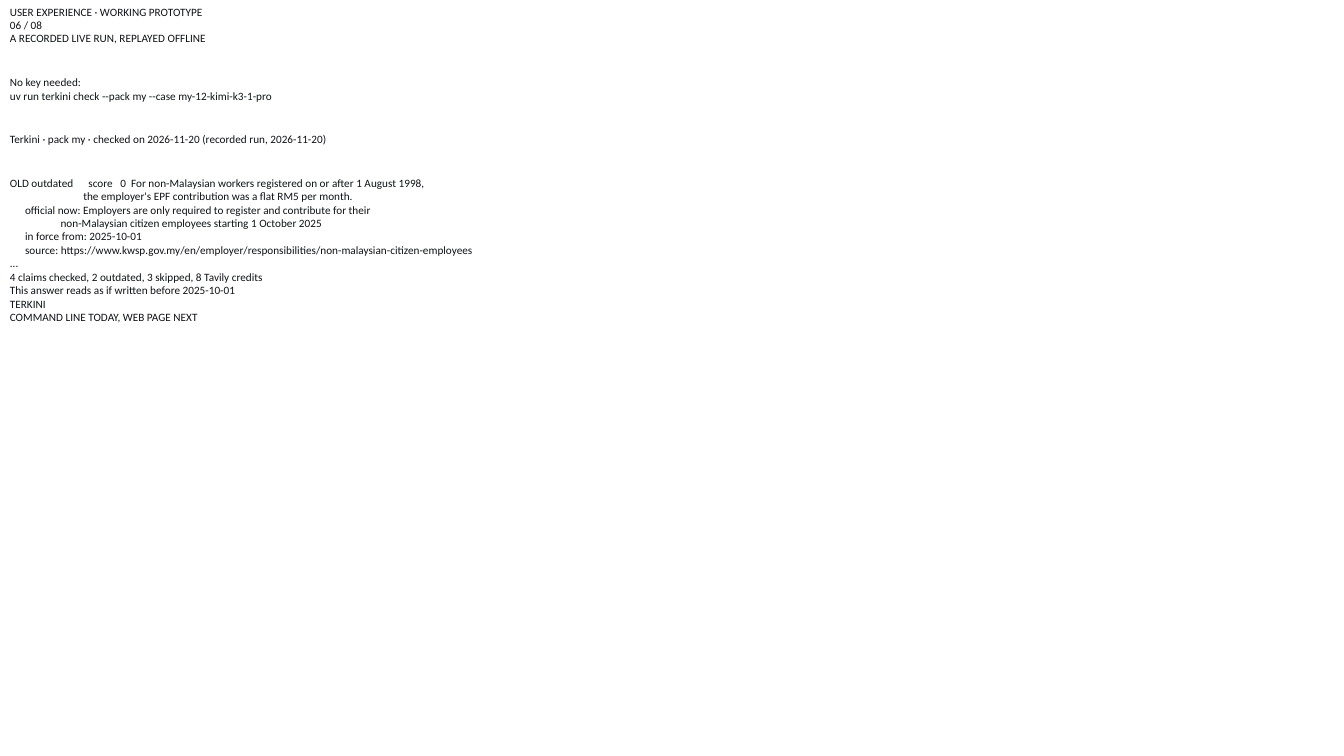
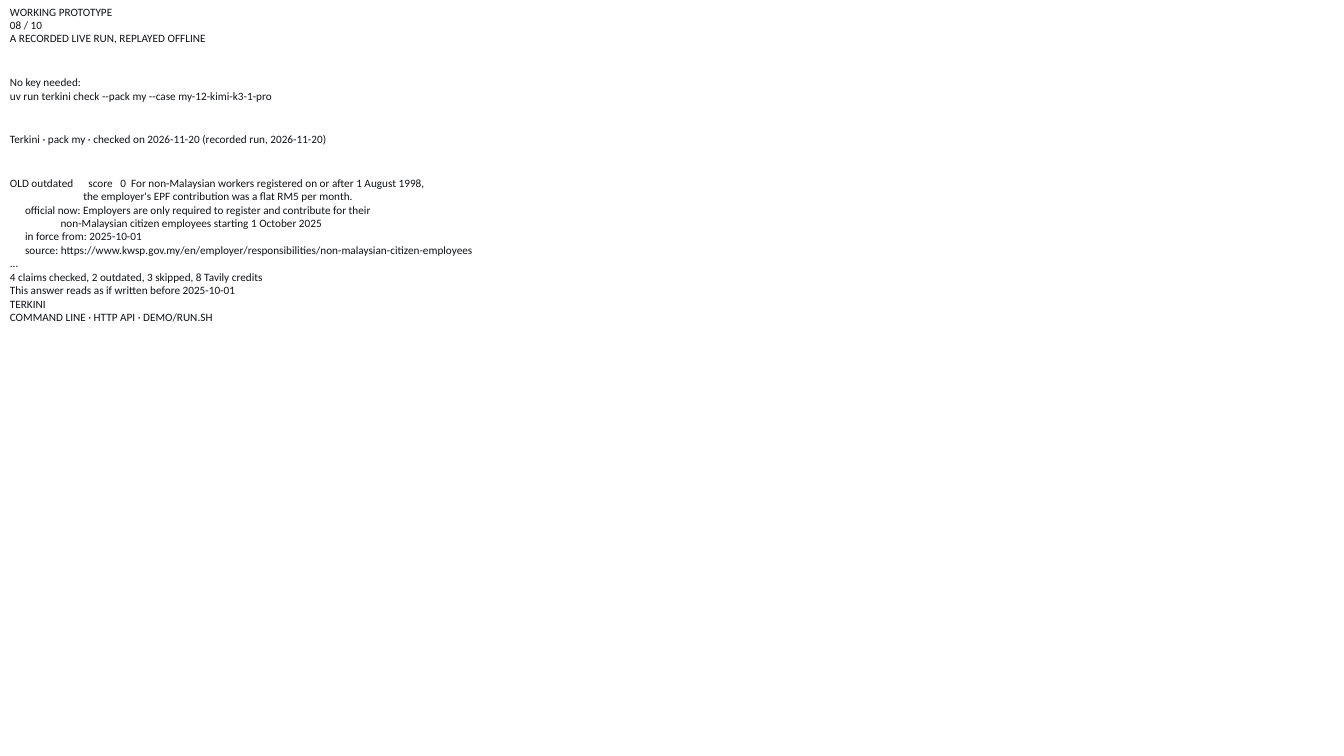
Before and after one commit to aimanmalib/terkini, a slide deck: slide 8 of docs/deck.pptx (slide 6 before the commit). Drawn at 1344x756 pixels with LibreOffice and Linux fonts; fonts in the diff are those of the drawing; background and template pictures are left out. Boxes give left, top, right and bottom in pixels: in the first picture for what was removed or moved away, otherwise in the second. Text is boxed around its words. In the diff, an @@ line names an element or a change of style, - is before the commit and + after.

```diff
--- a/docs/deck.pptx
+++ b/docs/deck.pptx
@@ text at (x1=10, y1=8, x2=112, y2=29): text changed @@
-USER EXPERIENCE · WORKING PROTOTYPE
-06 / 08
+WORKING PROTOTYPE
+08 / 10
@@ text at (x1=10, y1=313, x2=212, y2=322): text changed @@
-COMMAND LINE TODAY, WEB PAGE NEXT
+COMMAND LINE · HTTP API · DEMO/RUN.SH
```
Also in this commit, not shown: 6 other slides changed, 2 slides added, 3 other files.
